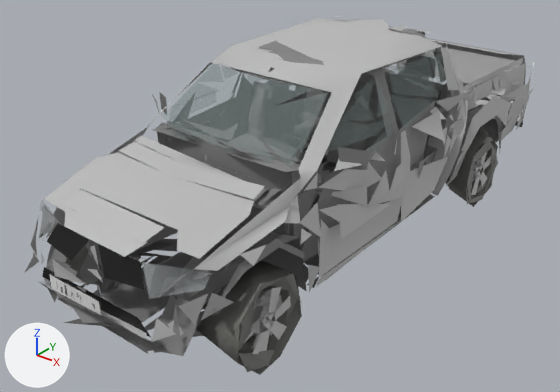
A saved change to the glTF model Assets/_Project/Art/Models/Vehicles/L200/l200_lod2.glb.
The view is the same before and after, from a 50 mm camera at (3.37, -4.77, 3.14) aimed at (-0.14, -0.38, 0.42). Arrows for +X, +Y and +Z are at lower left; the lights stay in place. The picture after the commit comes second.

In view in the first picture: 'Body'.
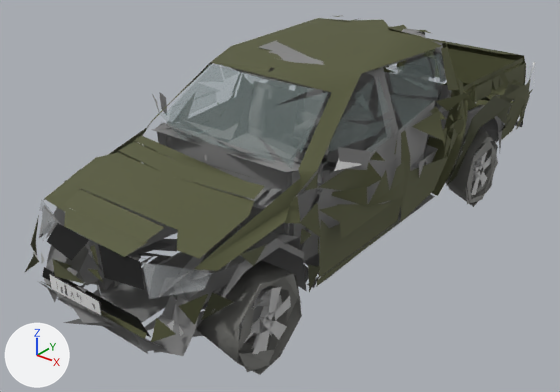
Pixel boxes [x1, y1, x2, y2] of what changed, in the pictures (560 x 392 px):
'Body', recoloured: [25, 16, 533, 345] in both

The edits, one by one:
Material 'Body' (mat_body) changes colour from grey #bcbcbc to dark yellow #545738; in linear values from (0.5, 0.5, 0.5) to (0.089, 0.0946, 0.0397).
Material 'Body_gris' (mat_body_gris) changes colour from grey #bcbcbc to dark yellow #42452e; in linear values from (0.5, 0.5, 0.5) to (0.055, 0.0593, 0.0272).
